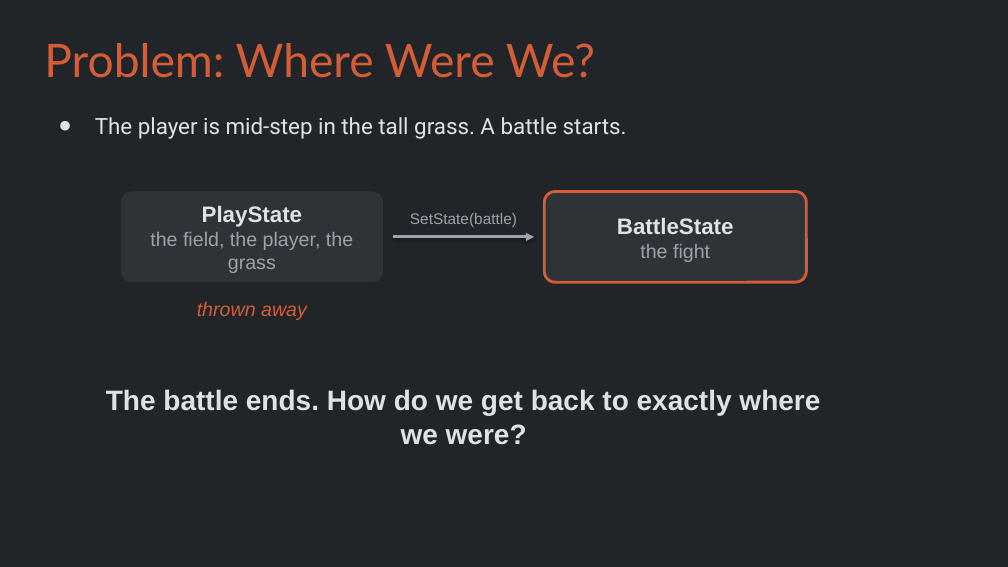
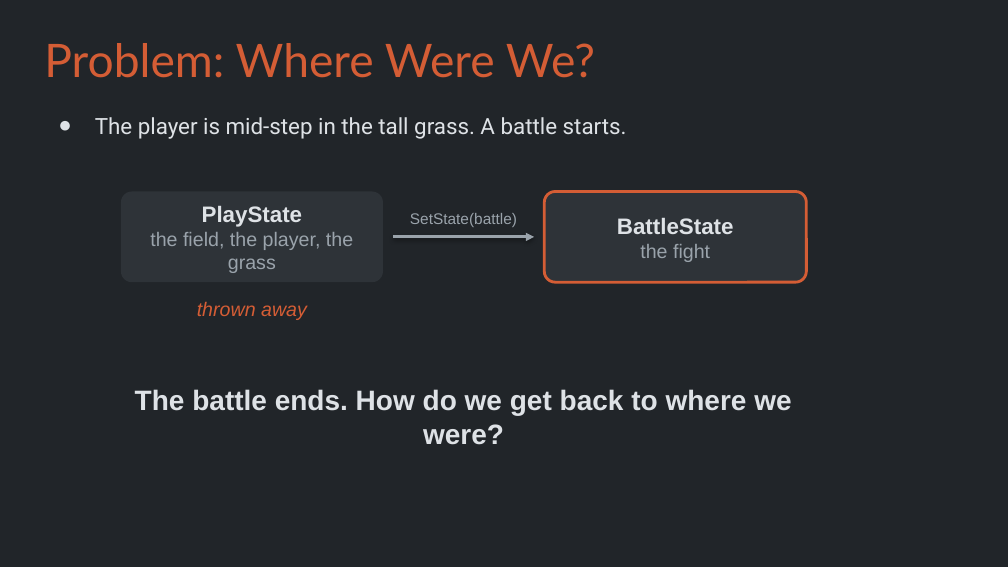
Before and after one commit to Metamate/gar, a slide deck: slide 9 of slides/10 Pokemon.pptx. Drawn at 1008x567 pixels with LibreOffice and Linux fonts; fonts in the diff are those of the drawing. Boxes give left, top, right and bottom in pixels: in the first picture for what was removed or moved away, otherwise in the second. Text is boxed around its words. In the diff, an @@ line names an element or a change of style, - is before the commit and + after.

```diff
--- a/slides/10 Pokemon.pptx
+++ b/slides/10 Pokemon.pptx
@@ text at (135, 389, 791, 445): text changed @@
-The battle ends. How do we get back to exactly where we were?
+The battle ends. How do we get back to where we were?
```
Also in this commit, not shown: 4 other slides changed, 9 other files.
